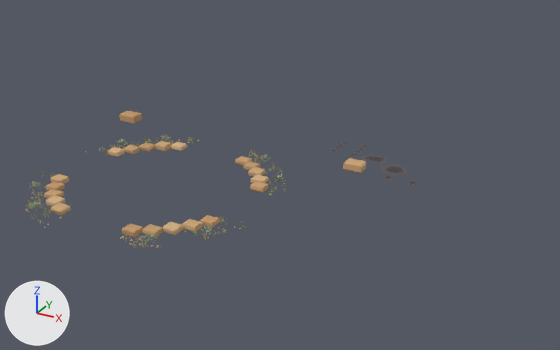
A saved change to the glTF model rust/crates/bbq_app/assets/models/smoko_surroundings.glb.
Before and after are seen from a 50 mm lens placed at (30.3, -48.1, 21.8), pointed at (6.2, -4.1, -0.2). Every picture has the same lights, and +X, +Y and +Z are marked at lower left. The first picture is the older version.

Names of what the first picture shows: 'Arena entrance surroundings.003' and 1 more.
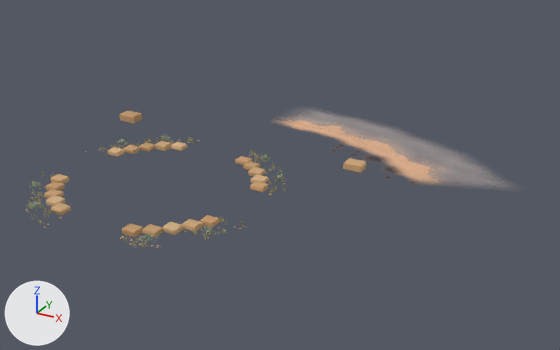
Boxes (x1, y1, x2, y2) around the edits, measured in the pictures (560 x 350 px):
```json
{"object": "East picnic weathered bitumen", "change": "added", "after": [283, 110, 504, 186]}
```

Edits to the scene script, one JSON object a line:
```json
{"op": "add", "block": "img_east_picnic_weathered_bitumen", "code": ["img_east_picnic_weathered_bitumen = load_image('East picnic weathered bitumen', '_unpacked/East_picnic_weathered_bitumen', 1024, 512, 'sRGB')"]}
{"op": "add", "block": "mat_east_picnic_weathered_bitumen", "code": ["mat_east_picnic_weathered_bitumen = principled_material('East picnic weathered bitumen')", "mat_east_picnic_weathered_bitumen.texture = img_east_picnic_weathered_bitumen  # with its transparency", "mat_east_picnic_weathered_bitumen.roughness = 1.0"]}
{"op": "add", "block": "me_east_picnic_weathered_bitumen", "code": ["me_east_picnic_weathered_bitumen = bpy.data.meshes.new('East picnic weathered bitumen')", "me_east_picnic_weathered_bitumen.from_pydata(...)  # 292 vertices, 288 faces; spans x -0.4..22.7, y -1.8..10.3, z 0.0", "me_east_picnic_weathered_bitumen.materials.append(mat_east_picnic_weathered_bitumen)  # picture img_east_picnic_weathered_bitumen"]}
{"op": "add", "block": "ob_east_picnic_weathered_bitumen", "code": ["ob_east_picnic_weathered_bitumen = bpy.data.objects.new('East picnic weathered bitumen', me_east_picnic_weathered_bitumen)", "ob_east_picnic_weathered_bitumen.location = (0.0, 0.0, 0.0)"]}
```
